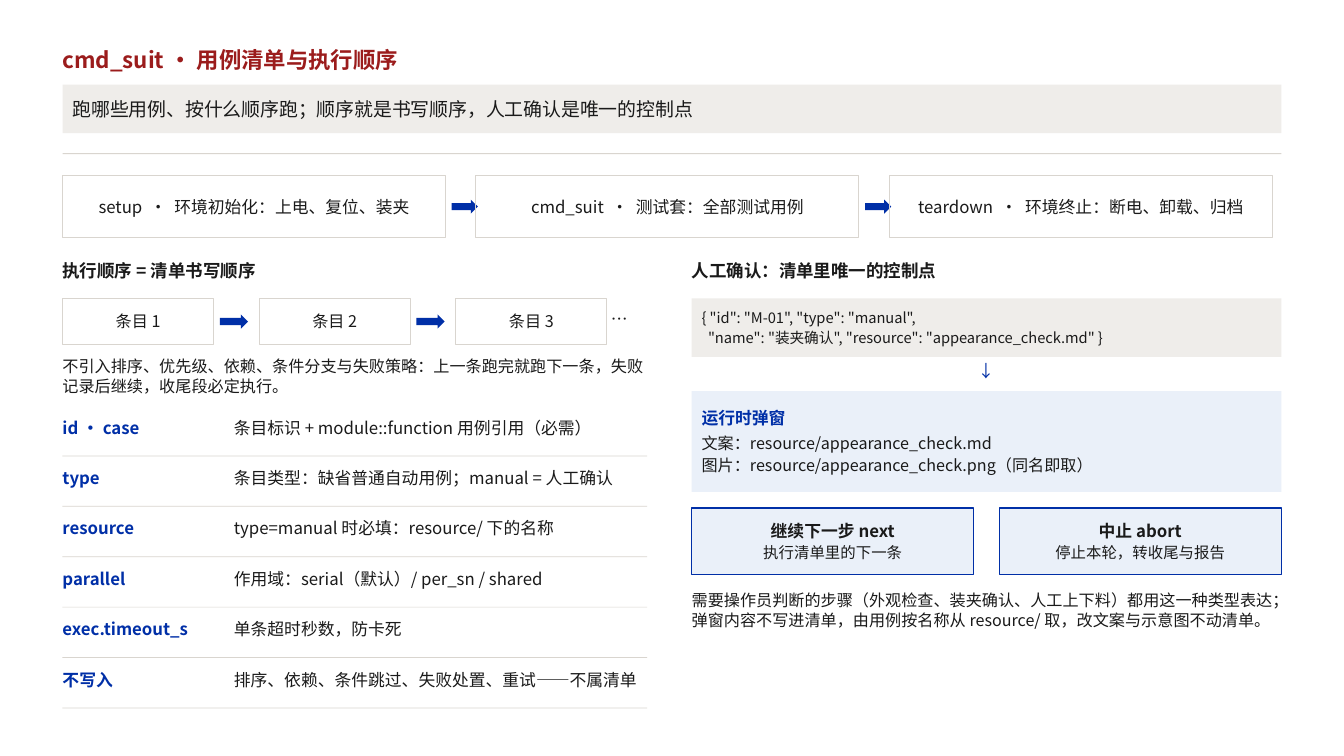
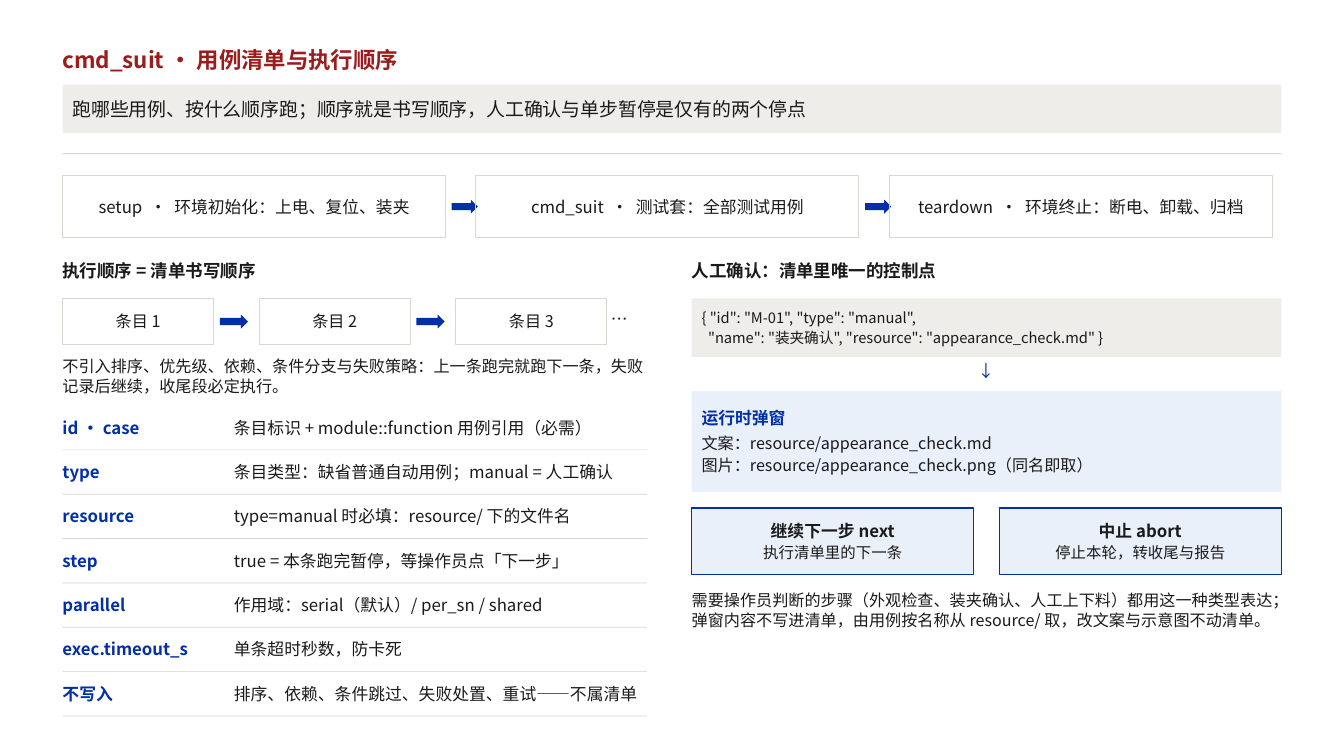
Before and after one commit to KenerlMage/ATEDemo, a slide deck: slide 8 of docs/TPS用例集设计.pptx. Drawn at 1344x756 pixels with LibreOffice and Linux fonts; fonts in the diff are those of the drawing. Boxes give left, top, right and bottom in pixels: in the first picture for what was removed or moved away, otherwise in the second. Text is boxed around its words. In the diff, an @@ line names an element or a change of style, - is before the commit and + after.

```diff
--- a/docs/TPS用例集设计.pptx
+++ b/docs/TPS用例集设计.pptx
@@ text in rectangle at (72, 100, 806, 119): text changed @@
-跑哪些用例、按什么顺序跑；顺序就是书写顺序，人工确认是唯一的控制点
+跑哪些用例、按什么顺序跑；顺序就是书写顺序，人工确认与单步暂停是仅有的两个停点
@@ text "type": place and size @@
-text "type" at (62, 472, 99, 488)
+text "type" at (62, 466, 99, 482)
@@ rectangle: place and size @@
-rectangle at (63, 456, 647, 457)
+rectangle at (63, 450, 647, 451)
@@ text "条目类型：缺省普通自动用例；manual = 人工确认": place and size @@
-text "条目类型：缺省普通自动用例；manual = 人工确认" at (234, 470, 613, 487)
+text "条目类型：缺省普通自动用例；manual = 人工确认" at (234, 464, 613, 481)
@@ text "resource": place and size @@
-text "resource" at (62, 524, 134, 535)
+text "resource" at (62, 512, 134, 523)
@@ rectangle: place and size @@
-rectangle at (63, 506, 647, 507)
+rectangle at (63, 494, 647, 495)
@@ text at (234, 508, 571, 526): text changed @@
-type=manual 时必填：resource/ 下的名称
+type=manual 时必填：resource/ 下的文件名
@@ rectangle: place and size @@
-rectangle at (63, 557, 647, 558)
+rectangle at (63, 538, 647, 539)
@@ text added at (62, 555, 97, 571), 12 pt, text #002FA7, bold @@
+step
@@ text added at (234, 552, 569, 569), 12 pt, text #1A1A1A @@
+true = 本条跑完暂停，等操作员点「下一步」
@@ text "parallel": place and size @@
-text "parallel" at (62, 571, 125, 589)
+text "parallel" at (62, 597, 125, 615)
@@ rectangle added at (63, 583, 647, 584), fill #D9D5CF @@
@@ text "作用域：serial（默认）/ per_sn / shared": place and size @@
-text "作用域：serial（默认）/ per_sn / shared" at (234, 571, 543, 589)
+text "作用域：serial（默认）/ per_sn / shared" at (234, 596, 543, 615)
@@ rectangle: place and size @@
-rectangle at (63, 607, 647, 608)
+rectangle at (63, 627, 647, 628)
@@ text "exec.timeout_s": place and size @@
-text "exec.timeout_s" at (62, 621, 188, 638)
+text "exec.timeout_s" at (62, 641, 188, 658)
@@ text "单条超时秒数，防卡死": place and size @@
-text "单条超时秒数，防卡死" at (234, 621, 402, 637)
+text "单条超时秒数，防卡死" at (234, 641, 402, 657)
@@ text "不写入": place and size @@
-text "不写入" at (62, 672, 112, 688)
+text "不写入" at (62, 686, 112, 702)
@@ rectangle: place and size @@
-rectangle at (63, 657, 647, 658)
+rectangle at (63, 671, 647, 673)
@@ text "排序、依赖、条件跳过、失败处置、重试——不属清单": place and size @@
-text "排序、依赖、条件跳过、失败处置、重试——不属清单" at (234, 672, 637, 688)
+text "排序、依赖、条件跳过、失败处置、重试——不属清单" at (234, 686, 637, 702)
@@ rectangle: place and size @@
-rectangle at (63, 708, 647, 709)
+rectangle at (63, 716, 647, 717)
```
Also in this commit, not shown: 1 other slide changed, 1 slide added, 9 other files.
